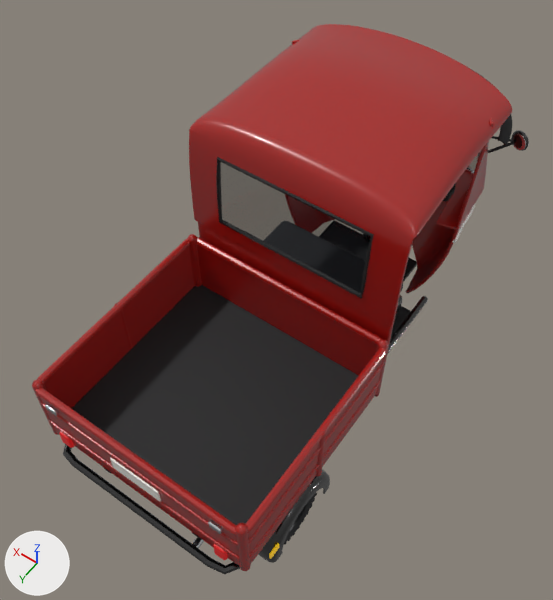
The glTF model model/arac/tuktuk.glb, before and after one commit.
Both versions are drawn from a camera (50 mm lens) standing at (-1.46, 2.28, 4.06) and looking at (0.04, 0.18, 0.76). Arrows for +X, +Y and +Z are at lower left; the lights stay in place. The first picture is the older version. Where no turn or scale is listed for an object, it has been applied to the vertices.

In view in the first picture: 'cam', 'govde' and 2 more.
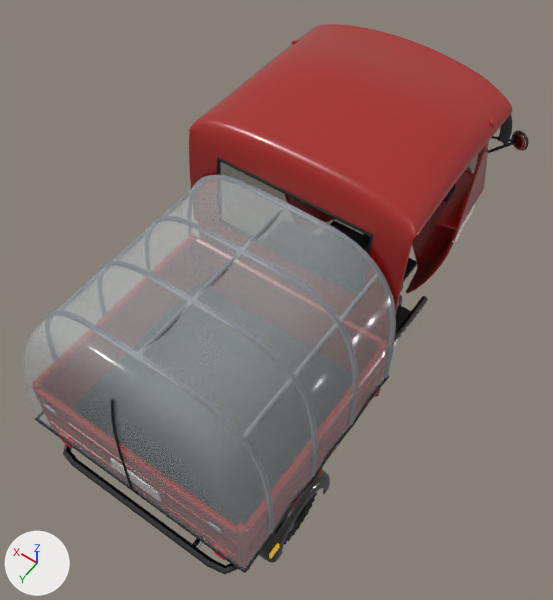
What differs and where, as boxes [x1, y1, x2, y2] in the pictures (553 x 600 px):
'musamba', added
    after: [23, 175, 396, 573]
    faces in mat_plastik_ortu (white #e3ecee): [23, 178, 396, 570]
    faces in mat_gri (grey #8b8f94): [46, 175, 395, 533]
    faces in mat_mat_siyah (black #161719): [35, 375, 389, 573]

The change in detail:
Material 'plastik_ortu' (mat_plastik_ortu) is new.
Its base color is (0.768, 0.839, 0.855) (white #e3ecee).
Its roughness is 0.12.
Its alpha is 0.3.
Material 'gri' (mat_gri) is new.
Its base color is (0.258, 0.275, 0.296) (grey #8b8f94).
Its roughness is 0.6.
Mesh me_musamba_001 is new.
It has 3863 vertices, 7464 faces and spans x -0.672..0.672, y 0.149..1.428, z 0.519..1.501.
Faces by material slot: [1724, 2560, 2380, 800].
It uses material mat_gri (grey #8b8f94).
It uses material mat_plastik_ortu (white #e3ecee).
It uses material mat_mat_siyah (black #161719).
It uses material mat_krom (white #e8ebee).
Object 'musamba' (ob_musamba) is new; it shows me_musamba_001.
Its location is (0.0, 0.0, 0.0).
